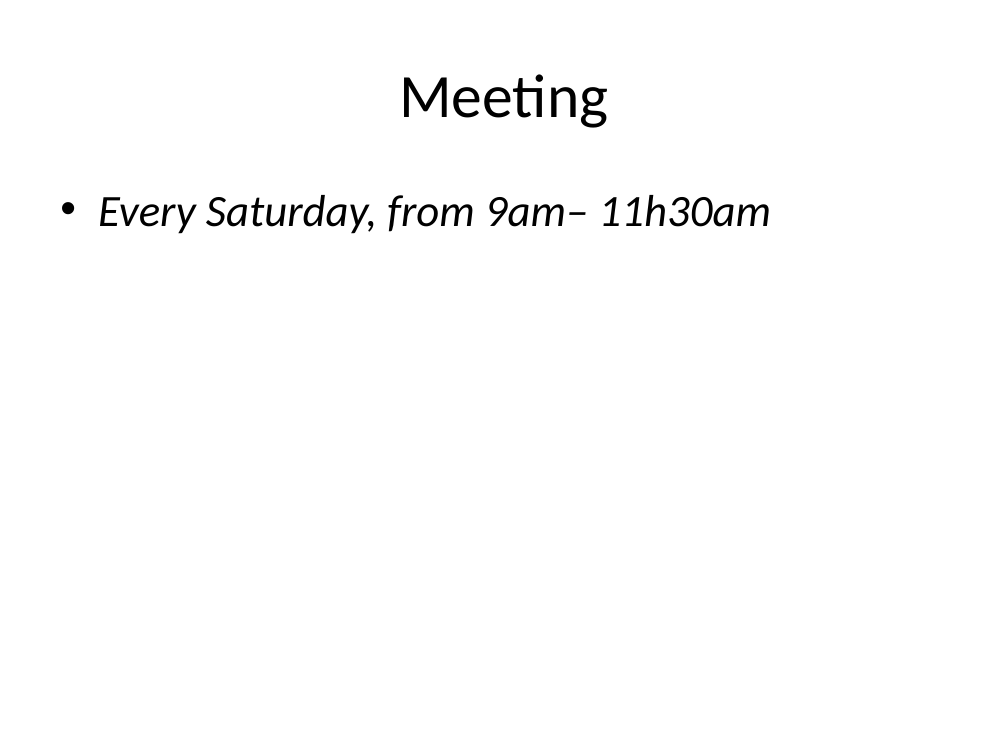
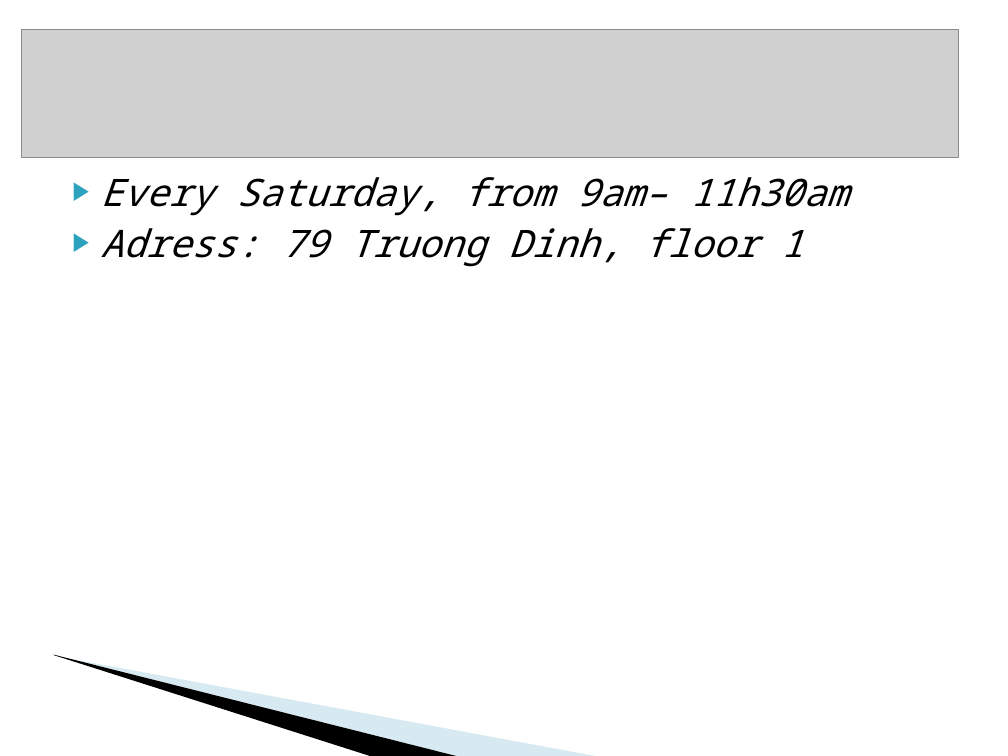
Before and after one commit to oghenez/trade-software, a slide deck: slide 3 of Documentation/Project Management/Communication Plan.ppt. Drawn at 1008x756 pixels with LibreOffice and Linux fonts; fonts in the diff are those of the drawing; grey boxes stand for pictures; background and template pictures are left out. Boxes give left, top, right and bottom in pixels: in the first picture for what was removed or moved away, otherwise in the second. Text is boxed around its words. In the diff, an @@ line names an element or a change of style, - is before the commit and + after.

```diff
--- a/Documentation/Project Management/Communication Plan.ppt
+++ b/Documentation/Project Management/Communication Plan.ppt
@@ picture added at (21,29,958,157) @@
@@ title removed at (399,74,608,128) @@
-Meeting
@@ text "Every Saturday, from 9am– 11h30am": place and size @@
-text "Every Saturday, from 9am– 11h30am" at (98,195,771,234)
+text "Every Saturday, from 9am– 11h30am" at (101,177,849,267)
@@ text at (101,177,849,216): size 32 to 27 pt, font Calibri to Noto Sans Mono in "Every Saturday, from 9am– 11h30am"; bullet • to ▶; less space between paragraphs; bullet colour #000000 to #2DA2BF @@
@@ text at (101,228,804,267): paragraph added @@
+▶ Adress: 79 Truong Dinh, floor 1
@@ freeform shape added at (79,551,498,711), fill #9FCBDC at 40% opacity @@
@@ freeform shape added at (0,638,413,731), fill #000000 @@
```
Also in this commit, not shown: 2 other slides changed, 1 slide added, 1 slide removed, 1 other file.
